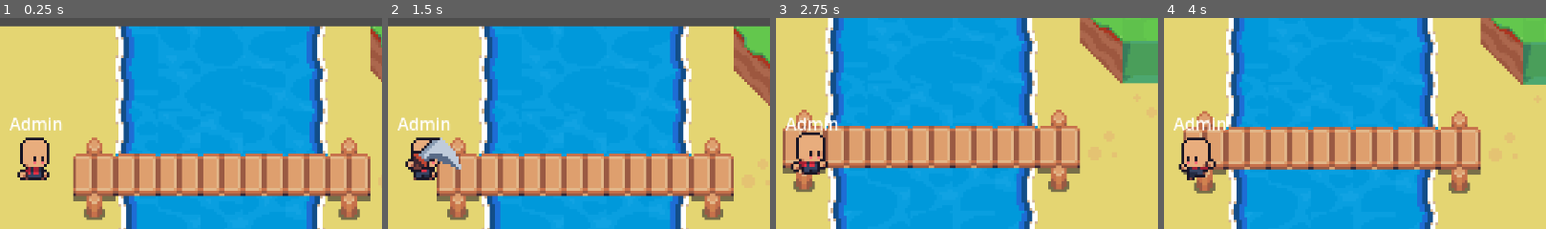
Above: before the commit, frames 1-4 (left to right).
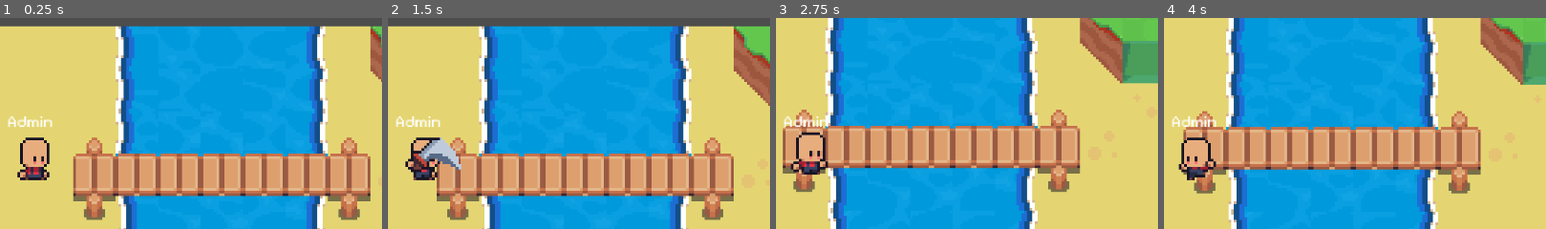
Above: after the commit, the same moments.

Repository: LuongTanGia/new-gamepj
Game: Godot game, scene res://Screens/main.tscn
Same seed, same stepped clock (60 frames per second), same inputs: the game is played once before the commit and once after it. The project has no main scene, so this scene is started directly. The engine's default icon, where the game draws it, is replaced by a stand-in: a white triangle on a blue panel in a dark square.
Inputs (mouse positions are % of the whole screen's width and height, from its top left):
- Up to frame 1 (0.25 s): no input
- Up to frame 2 (1.5 s): move the mouse to (72, 44) at 0.52 s; hold Right (ui_right) 0.53-1.28 s; hold Shift 0.53-1.28 s; click (72, 44) at 0.67 s; move the mouse to (30, 54) at 1.27 s; hold Down (ui_down) from 1.28 s (still down); tap Shift at 1.35 s
- Up to frame 3 (2.75 s): move the mouse to (60, 27) at 2.02 s; release Down (ui_down) at 2.03 s; hold Right (ui_right) from 2.03 s (still down); hold Shift from 2.03 s (still down)
- Up to frame 4 (4 s): move the mouse to (45, 70) at 2.77 s; release Right (ui_right) at 2.78 s; release Shift at 2.78 s; hold Up (ui_up) 2.78-3.53 s; tap Shift at 2.85 s; click (45, 70) at 2.92 s; move the mouse to (80, 64) at 3.52 s; hold Left (ui_left) from 3.53 s (still down); hold Shift from 3.53 s (still down)
The pictures show only the part of the screen within x 46-96%, y 12-61%; the shares and areas given below are measured in that part.

The runs differ from the first frame. In frame 1, 0.5% of the frame differs, in the area x 2-17%, y 46-54%; in frame 2, 0.5%; in frame 3, 0.5%; in frame 4, 0.5%.

Commit message:
feat/add-main-menu-screen

Diff:
--- a/Assets/map_tile_set.tres
+++ b/Assets/map_tile_set.tres
@@ -1294,7 +1294,7 @@
 30:29/0/physics_layer_0/polygon_0/points = PackedVector2Array(-8, -8, 8, -8, 8, 8, -8, 8)
 31:29/0 = 0
 32:29/0 = 0
-32:29/0/physics_layer_0/polygon_0/points = PackedVector2Array(-8, -8, 8, -8, 8, 8, -8, 8)
+32:29/0/physics_layer_0/polygon_0/points = PackedVector2Array(2.66667, -8, 8, -8, 8, 8, 2.66667, 8)
 33:29/0 = 0
 33:29/0/physics_layer_0/polygon_0/points = PackedVector2Array(-8, -8, 8, -8, 8, 8, -8, 8)
 34:29/0 = 0
--- /dev/null
+++ b/Screens/control_main_menu.tscn
@@ -0,0 +1,93 @@
+[gd_scene load_steps=5 format=3 uid="uid://bvn4acuxxy75v"]
+
+[ext_resource type="Texture2D" uid="uid://bshxkar4q3jyx" path="res://Assets/UI/panel.png" id="1_kk5nj"]
+[ext_resource type="StyleBox" uid="uid://cicepaxanmsv2" path="res://ThemeAndStyles/new_style_box_flat.tres" id="2_15cq5"]
+
+[sub_resource type="StyleBoxEmpty" id="StyleBoxEmpty_kk5nj"]
+
+[sub_resource type="Theme" id="Theme_utuid"]
+Button/font_sizes/font_size = 8
+Button/styles/hover = SubResource("StyleBoxEmpty_kk5nj")
+Button/styles/normal = ExtResource("2_15cq5")
+
+[node name="Control" type="Control"]
+layout_mode = 3
+anchors_preset = 15
+anchor_right = 1.0
+anchor_bottom = 1.0
+grow_horizontal = 2
+grow_vertical = 2
+
+[node name="Control" type="Control" parent="."]
+layout_mode = 1
+anchors_preset = 8
+anchor_left = 0.5
+anchor_top = 0.5
+anchor_right = 0.5
+anchor_bottom = 0.5
+offset_left = -200.0
+offset_top = -175.0
+offset_right = 200.0
+offset_bottom = 175.0
+grow_horizontal = 2
+grow_vertical = 2
+pivot_offset = Vector2(200, 150)
+
+[node name="NinePatchRect" type="NinePatchRect" parent="Control"]
+layout_mode = 1
+anchors_preset = 15
+anchor_right = 1.0
+anchor_bottom = 1.0
+offset_right = -350.0
+offset_bottom = -306.0
+grow_horizontal = 2
+grow_vertical = 2
+scale = Vector2(8, 8)
+texture = ExtResource("1_kk5nj")
+region_rect = Rect2(0, 0, 9, 9)
+patch_margin_left = 3
+patch_margin_top = 3
+patch_margin_right = 3
+patch_margin_bottom = 3
+
+[node name="MarginContainer" type="MarginContainer" parent="Control"]
+layout_mode = 1
+anchors_preset = 15
+anchor_right = 1.0
+anchor_bottom = 1.0
+grow_horizontal = 2
+grow_vertical = 2
+theme_override_constants/margin_left = 80
+theme_override_constants/margin_top = 20
+theme_override_constants/margin_right = 80
+theme_override_constants/margin_bottom = 20
+
+[node name="VBoxContainer" type="VBoxContainer" parent="Control/MarginContainer"]
+layout_mode = 2
+size_flags_vertical = 4
+theme_override_constants/separation = 11
+
+[node name="ButtonPlay" type="Button" parent="Control/MarginContainer/VBoxContainer"]
+layout_mode = 2
+theme = SubResource("Theme_utuid")
+theme_override_font_sizes/font_size = 30
+text = "Play
+"
+
+[node name="ButtonJoin" type="Button" parent="Control/MarginContainer/VBoxContainer"]
+layout_mode = 2
+theme = SubResource("Theme_utuid")
+theme_override_font_sizes/font_size = 30
+text = "Join"
+
+[node name="ButtonOption" type="Button" parent="Control/MarginContainer/VBoxContainer"]
+layout_mode = 2
+theme = SubResource("Theme_utuid")
+theme_override_font_sizes/font_size = 30
+text = "Option"
+
+[node name="ButtonExit" type="Button" parent="Control/MarginContainer/VBoxContainer"]
+layout_mode = 2
+theme = SubResource("Theme_utuid")
+theme_override_font_sizes/font_size = 30
+text = "Exit"
--- a/Screens/main.tscn
+++ b/Screens/main.tscn
@@ -18,28 +18,7 @@
 [node name="Player" parent="." instance=ExtResource("1_3s0xb")]
 position = Vector2(321, 25)
 
-[node name="Camera2D" type="Camera2D" parent="Player"]
-zoom = Vector2(4, 4)
-
-[node name="SubViewport" type="SubViewport" parent="Player/Camera2D"]
-size_2d_override_stretch = true
-
-[node name="UI" type="Control" parent="Player/Camera2D"]
-layout_mode = 3
-anchors_preset = 8
-anchor_left = 0.5
-anchor_top = 0.5
-anchor_right = 0.5
-anchor_bottom = 0.5
-offset_left = -142.5
-offset_top = -80.0
-offset_right = 142.5
-offset_bottom = 80.0
-grow_horizontal = 2
-grow_vertical = 2
-
-[node name="PlayerName" type="Label" parent="Player/Camera2D/UI"]
-layout_mode = 1
+[node name="PlayerName" type="Label" parent="Player"]
 anchors_preset = 8
 anchor_left = 0.5
 anchor_top = 0.5
@@ -53,3 +32,6 @@
 grow_vertical = 2
 scale = Vector2(0.4, 0.4)
 text = "Admin"
+
+[node name="Camera2D" type="Camera2D" parent="Player"]
+zoom = Vector2(4, 4)
--- /dev/null
+++ b/Screens/main_menu_text.tscn
@@ -0,0 +1,20 @@
+[gd_scene load_steps=3 format=3 uid="uid://c4uy8qpi8lpys"]
+
+[ext_resource type="PackedScene" uid="uid://ds651c8t8wsx1" path="res://Screens/map.tscn" id="1_sqanv"]
+[ext_resource type="PackedScene" uid="uid://bvn4acuxxy75v" path="res://Screens/control_main_menu.tscn" id="2_jg4yl"]
+
+[node name="Node2D" type="Node2D"]
+
+[node name="Map" parent="." instance=ExtResource("1_sqanv")]
+
+[node name="Camera2D" type="Camera2D" parent="."]
+position = Vector2(258, 94)
+zoom = Vector2(4, 4)
+
+[node name="Control" parent="Camera2D" instance=ExtResource("2_jg4yl")]
+anchors_preset = 8
+anchor_left = 0.5
+anchor_top = 0.5
+anchor_right = 0.5
+anchor_bottom = 0.5
+scale = Vector2(0.4, 0.4)
--- /dev/null
+++ b/ThemeAndStyles/new_style_box_flat.tres
@@ -0,0 +1,9 @@
+[gd_resource type="StyleBoxFlat" format=3 uid="uid://cicepaxanmsv2"]
+
+[resource]
+bg_color = Color(0.721569, 0.435294, 0.313726, 1)
+border_width_left = 4
+border_width_top = 4
+border_width_right = 4
+border_width_bottom = 4
+border_color = Color(0.894118, 0.65098, 0.443137, 1)
--- a/project.godot
+++ b/project.godot
@@ -18,6 +18,11 @@
 
 window/stretch/mode="viewport"
 window/stretch/aspect="ignore"
+
+[gui]
+
+theme/custom_font="uid://d36qj6yqy63fl"
+theme/default_font_multichannel_signed_distance_field=true
 
 [input]
 
Binary file added: Assets/PixelifySans-VariableFont_wght.ttf
Not shown, added: Assets/PixelifySans-VariableFont_wght.ttf.import
Binary file added: Assets/UI/panel.png
Not shown, added: Assets/UI/panel.png.import
